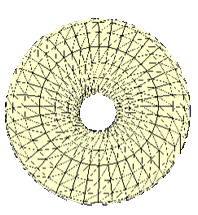
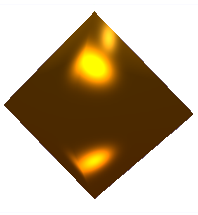
Before/after of a 198px x 215px layered artwork. What changed in the layer stack:
hid "Capa 4" over left=5, top=18, right=191, bottom=206
added layer "Capa 7" above "Capa 6" over left=0, top=4, right=198, bottom=213
